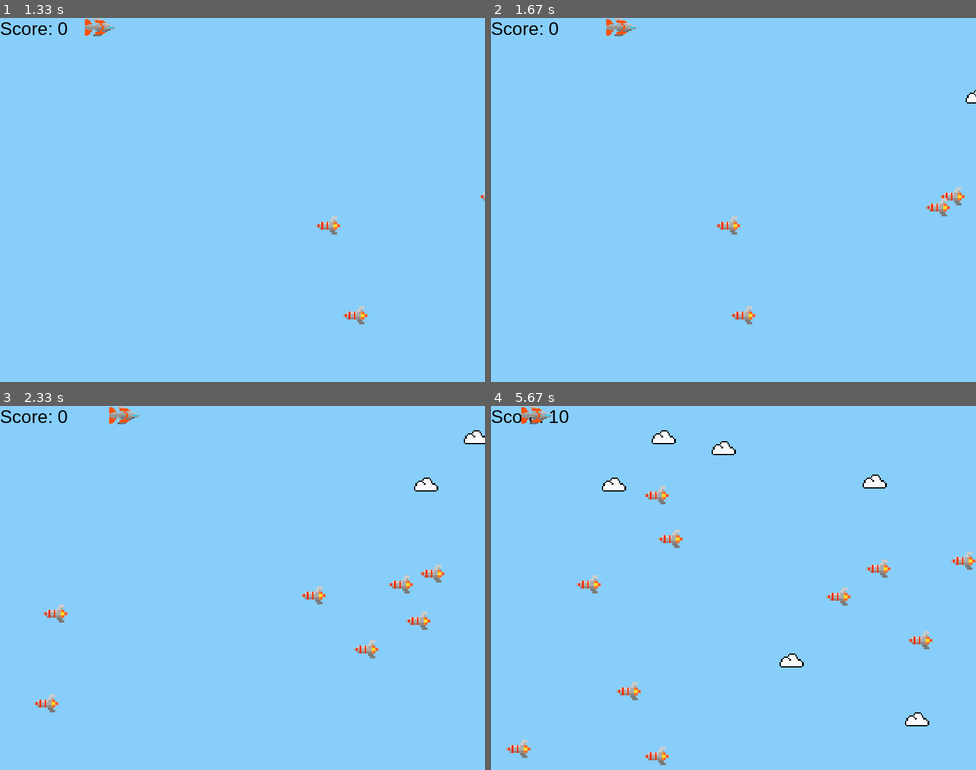
Above: before the commit, frames 1-4 (two rows, left to right).
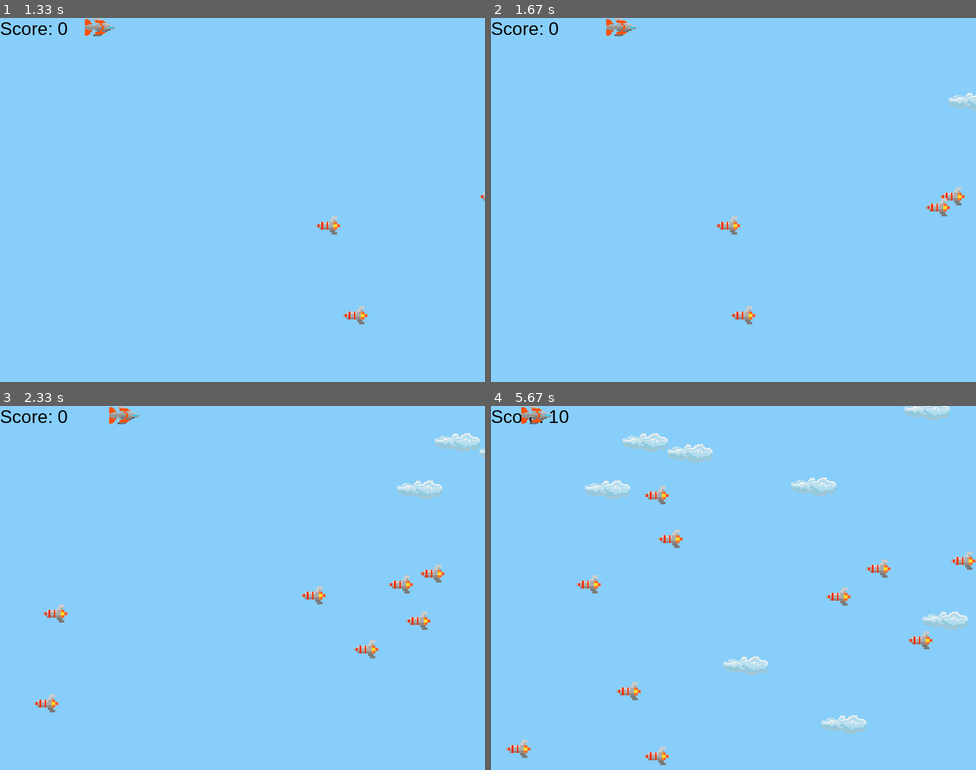
Above: after the commit, the same moments.

Repository: rhettredd/bombPygame
Game: pygame game, started from main.py
The game is run twice, just before and just after one commit, with the same random seed, the same clock (stepped at 60 frames per second) and the same inputs.
Inputs (mouse positions are in pixels of both pictures, inside the frame that each line leads up to):
- Up to frame 1 (1.33 s): tap Enter at 0.33 s; hold Right 0.67-1.13 s; move the mouse to (291, 225) at 0.7 s
- Up to frame 2 (1.67 s): hold Right from 1.5 s (still down)
- Up to frame 3 (2.33 s): release Right at 1.97 s; hold Left from 2 s (still down)
- Up to frame 4 (5.67 s): release Left at 2.53 s; hold Left 2.9-3.3 s; hold Right 3.73-4.37 s; hold Down 4.4-4.77 s; hold Left 4.8-5.27 s; hold Up from 5.3 s (still down)

Frame 1 is identical in both runs. In frame 2, 0.2% of the frame differs, in the area x 94-100%, y 19-26%; in frame 3, 0.7%; in frame 4, 3.0%, in the area x 19-99%, y 0-90%.

Commit message:
Updated cloud texture, fixed level bug

Diff:
--- a/main.py
+++ b/main.py
@@ -6,7 +6,7 @@
     def __init__(self):
         super(Cloud, self).__init__()
         image = pygame.image.load("cloud.png")
-        self.surf = pygame.transform.scale(image, (75, 75))
+        self.surf = pygame.transform.scale(image, (75, 30))
         self.surf.set_colorkey((0, 0, 0), RLEACCEL)
         # The starting position is randomly generated
         self.rect = self.surf.get_rect(
@@ -127,8 +127,10 @@
 # Press the green button in the gutter to run the script.
 def game_loop():
     global enemy_count
+    ENEMY_RATE = pygame.USEREVENT + 3
+    pygame.time.set_timer(ENEMY_RATE, 5000)
     ADDCLOUD = pygame.USEREVENT + 2
-    pygame.time.set_timer(ADDCLOUD, 750)
+    pygame.time.set_timer(ADDCLOUD, 600)
     ADDENEMY = pygame.USEREVENT + 1
     enemy_rate = 250
     pygame.time.set_timer(ADDENEMY, enemy_rate)
@@ -167,27 +169,26 @@
                 new_cloud = Cloud()
                 clouds.add(new_cloud)
                 all_sprites.add(new_cloud)
+            elif event.type == ENEMY_RATE:
+                # Create the new cloud and add it to sprite groups
+                pygame.time.set_timer(ADDENEMY, enemy_rate)
 
         if enemy_count == 50:
             enemy_rate = 200
-            pygame.time.set_timer(ADDENEMY, enemy_rate)
             background_color = blue
         elif enemy_count == 100:
             enemy_rate = 150
-            pygame.time.set_timer(ADDENEMY, enemy_rate)
             background_color = green
         elif enemy_count == 150:
             enemy_rate = 100
-            pygame.time.set_timer(ADDENEMY, enemy_rate)
             background_color = red
         elif enemy_count == 200:
             enemy_rate = 50
-            pygame.time.set_timer(ADDENEMY, enemy_rate)
             background_color = black
         elif enemy_count == 250:
             enemy_rate = 25
-            pygame.time.set_timer(ADDENEMY, enemy_rate)
             background_color = white
+
 
 
 
Binary file changed: cloud.png
